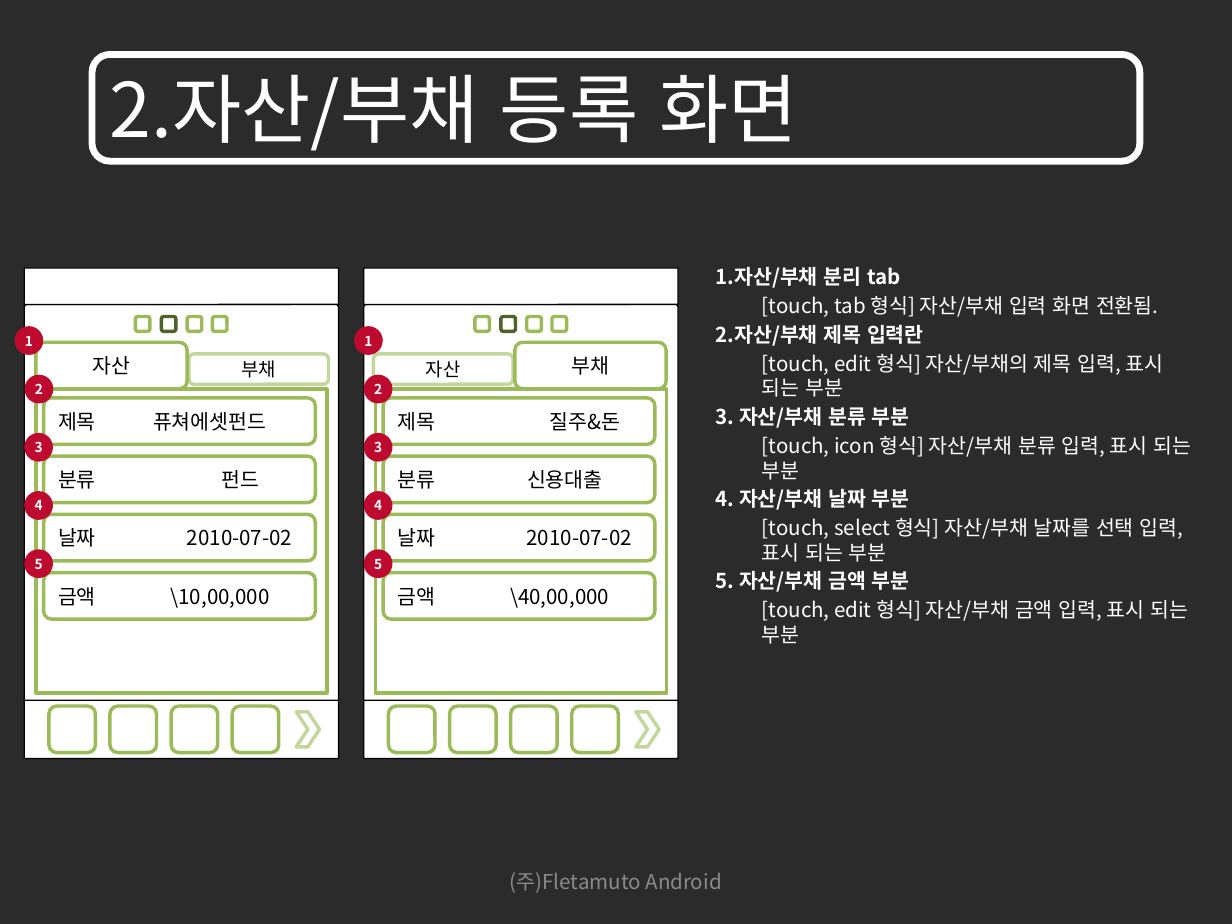
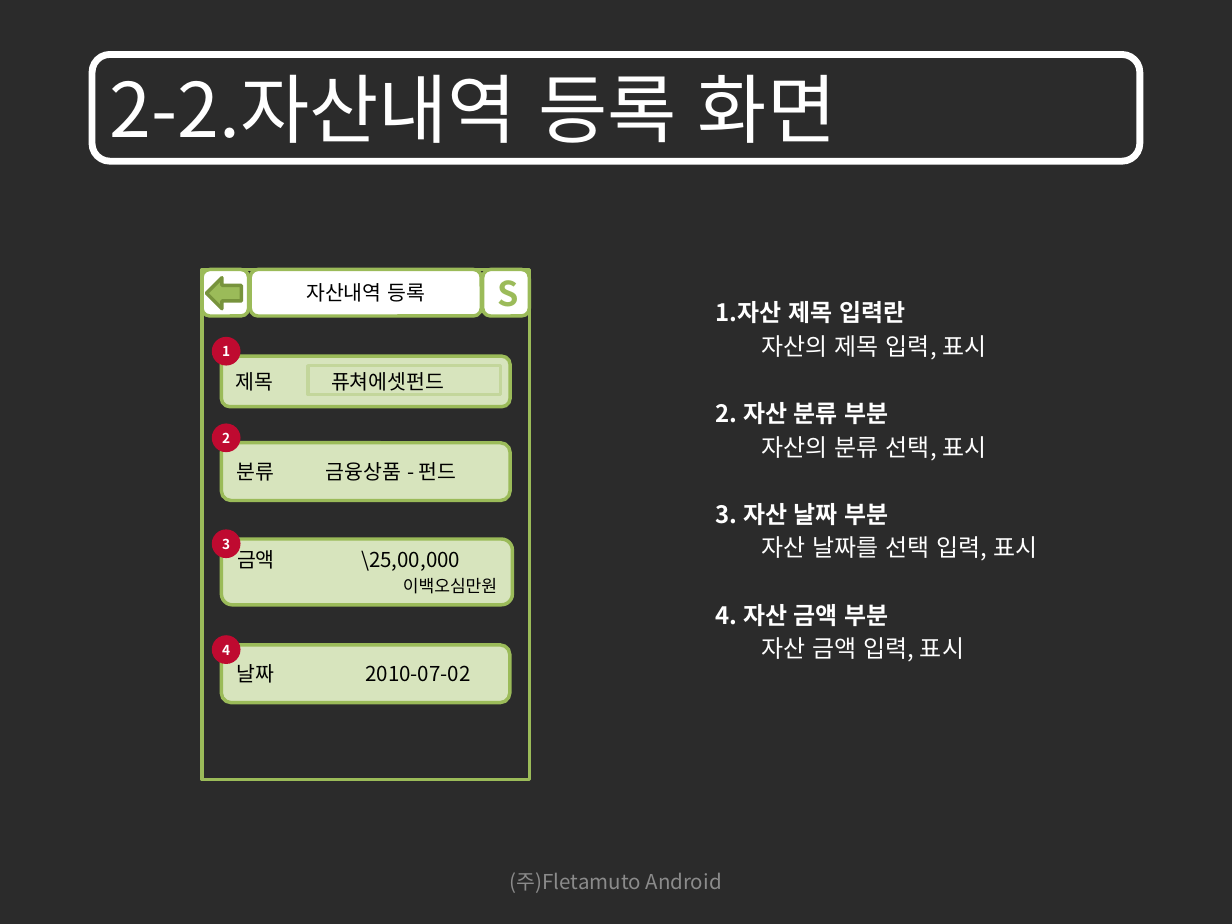
Before and after one commit to limjunghoon/fmfinance, a slide deck: slide 22 of trunk/DOC/GUI/재테크를 위한 어플리케이션 GUI_100906_V1.1.pptx (slide 24 before the commit). Drawn at 1232x924 pixels with LibreOffice and Linux fonts; fonts in the diff are those of the drawing; background and template pictures are left out; a plain dark background stands for a picture behind light text. Boxes give left, top, right and bottom in pixels: in the first picture for what was removed or moved away, otherwise in the second. Text is boxed around its words. In the diff, an @@ line names an element or a change of style, - is before the commit and + after.

```diff
--- a/trunk/DOC/GUI/재테크를 위한 어플리케이션 GUI_100906_V1.1.pptx
+++ b/trunk/DOC/GUI/재테크를 위한 어플리케이션 GUI_100906_V1.1.pptx
@@ text in rounded rectangle at <box>109,74,837,143</box>: text changed @@
-2.자산/부채 등록 화면
+2-2.자산내역 등록 화면
@@ rounded rectangle: place and size @@
-rounded rectangle at <box>212,317,227,331</box>
+rounded rectangle at <box>202,270,249,317</box>
@@ rectangle: place and size @@
-rectangle at <box>376,389,667,694</box>
+rectangle at <box>202,270,530,780</box>
@@ right arrow added at <box>207,277,241,308</box>, fill #9BBB59, outline #77933C 2 pt @@
@@ rounded rectangle "자산내역 등록": place and size @@
-rounded rectangle "자산내역 등록" at <box>373,354,513,384</box>
+rounded rectangle "자산내역 등록" at <box>250,270,482,317</box>
@@ rounded rectangle "자산내역 등록" at <box>250,270,482,317</box>: fill none to #FFFFFF; outline #C3D69B 2 pt to #9BBB59 2 pt @@
@@ text in rounded rectangle at <box>306,283,425,302</box>: text changed; size 11 to 12 pt @@
-자산
+자산내역 등록
@@ rounded rectangle added at <box>483,270,530,317</box>, fill #FFFFFF, outline #9BBB59 2 pt, 20 pt, text #9BBB59, bold @@
+S
@@ ellipse removed at <box>15,326,43,355</box> @@
-1
@@ group removed at <box>25,269,339,758</box>: 13 rounded rectangles, 1 rectangle, 1 chevron @@
-부채
-자산
-금액 \10,00,000
@@ group removed at <box>363,269,678,758</box>: 15 rounded rectangles, 1 chevron @@
-부채
-제목 질주&돈
-분류 신용대출
-날짜 2010-07-02
@@ text at <box>716,301,1037,661</box>: text changed; size 12 to 14 pt @@
-1.자산/부채 분리 tab
-[touch, tab 형식] 자산/부채 입력 화면 전환됨.
-2.자산/부채 제목 입력란
-[touch, edit 형식] 자산/부채의 제목 입력, 표시 되는 부분
-3. 자산/부채 분류 부분
-[touch, icon 형식] 자산/부채 분류 입력, 표시 되는 부분
-4. 자산/부채 날짜 부분
-[touch, select 형식] 자산/부채 날짜를 선택 입력, 표시 되는 부분
-5. 자산/부채 금액 부분
-[touch, edit 형식] 자산/부채 금액 입력, 표시 되는 부분
+1.자산 제목 입력란
+자산의 제목 입력, 표시
+2. 자산 분류 부분
+자산의 분류 선택, 표시
+3. 자산 날짜 부분
+자산 날짜를 선택 입력, 표시
+4. 자산 금액 부분
+자산 금액 입력, 표시
@@ ellipse "1": place and size @@
-ellipse "1" at <box>354,326,382,355</box>
+ellipse "1" at <box>212,336,240,365</box>
@@ rounded rectangle "제목 퓨쳐에셋펀드": place and size @@
-rounded rectangle "제목 퓨쳐에셋펀드" at <box>43,398,314,445</box>
+rounded rectangle "제목 퓨쳐에셋펀드" at <box>222,356,510,407</box>
@@ rectangle added at <box>308,366,500,394</box>, outline #C3D69B 2 pt @@
@@ ellipse removed at <box>363,375,392,403</box> @@
-2
@@ ellipse "2": place and size @@
-ellipse "2" at <box>25,375,53,403</box>
+ellipse "2" at <box>212,424,240,452</box>
@@ rounded rectangle "분류 금융상품 - 펀드": place and size @@
-rounded rectangle "분류 금융상품 - 펀드" at <box>43,456,314,503</box>
+rounded rectangle "분류 금융상품 - 펀드" at <box>222,442,510,500</box>
@@ ellipse removed at <box>363,432,392,461</box> @@
-3
@@ text in rounded rectangle at <box>236,462,457,481</box>: text changed @@
-분류 펀드
+분류 금융상품 - 펀드
@@ ellipse removed at <box>363,492,392,520</box> @@
-4
@@ ellipse "3": place and size @@
-ellipse "3" at <box>25,432,53,461</box>
+ellipse "3" at <box>212,530,240,558</box>
@@ ellipse removed at <box>25,549,53,578</box> @@
-5
@@ fill #FFFFFF to #D7E4BD in 4 elements at <box>222,356,510,407</box>, <box>222,644,510,702</box>, <box>222,442,510,500</box>, <box>222,540,513,605</box> @@
@@ rounded rectangle "금액 \25,00,000 이백오심만원": place and size @@
-rounded rectangle "금액 \25,00,000 이백오심만원" at <box>383,573,654,620</box>
+rounded rectangle "금액 \25,00,000 이백오심만원" at <box>222,540,513,605</box>
@@ text in rounded rectangle at <box>237,547,497,594</box>: text changed @@
-금액 \40,00,000
+금액 \25,00,000 이백오심만원
@@ ellipse removed at <box>363,549,392,578</box> @@
-5
@@ ellipse "4": place and size @@
-ellipse "4" at <box>25,492,53,520</box>
+ellipse "4" at <box>212,636,240,664</box>
@@ rounded rectangle "날짜 2010-07-02": place and size @@
-rounded rectangle "날짜 2010-07-02" at <box>43,514,314,561</box>
+rounded rectangle "날짜 2010-07-02" at <box>222,644,510,702</box>
```
Also in this commit, not shown: 3 other slides changed, 8 slides added, 2 slides removed, 2 other files.
